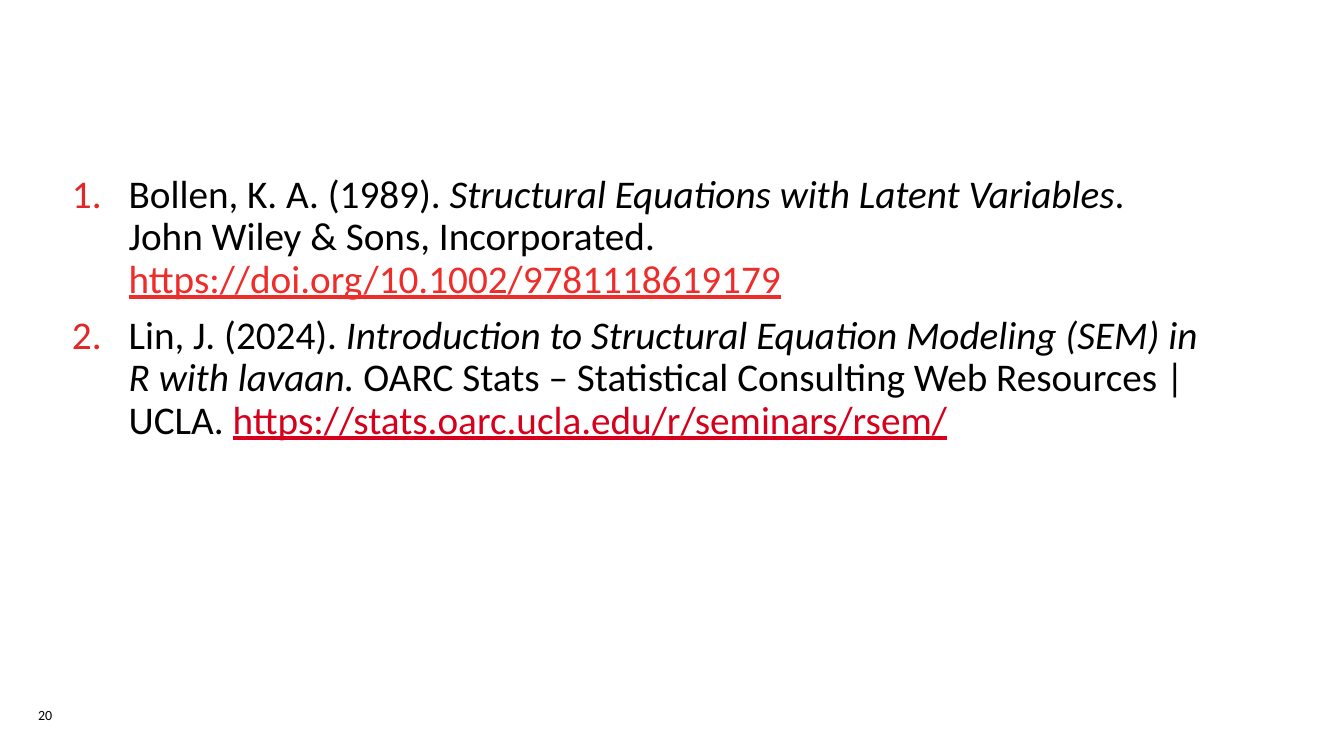
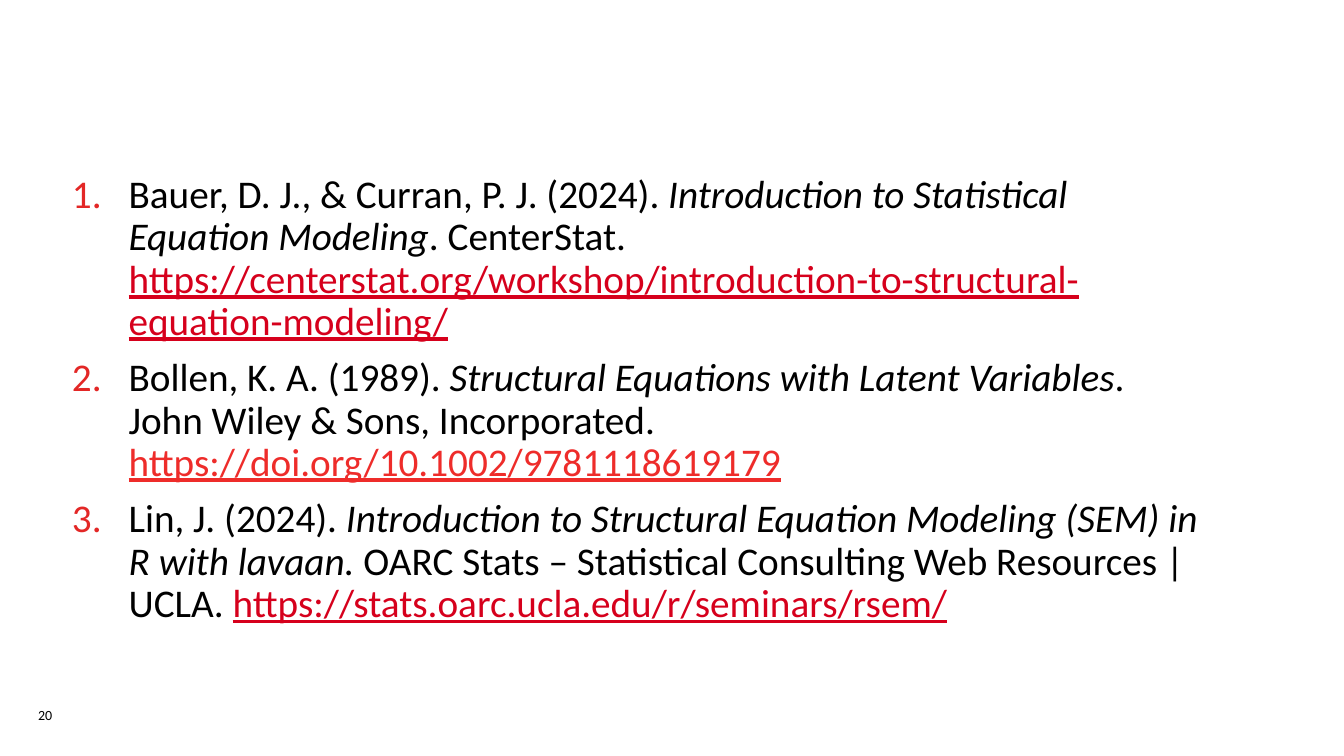
Before and after one commit to dserrington/UCalgary-MDSA-Internship, a slide deck: slide 20 of DRAFT - Research Capstone Project v1.pptx. Drawn at 1344x756 pixels with LibreOffice and Linux fonts; fonts in the diff are those of the drawing; background and template pictures are left out. Boxes give left, top, right and bottom in pixels: in the first picture for what was removed or moved away, otherwise in the second. Text is boxed around its words. In the diff, an @@ line names an element or a change of style, - is before the commit and + after.

```diff
--- a/DRAFT - Research Capstone Project v1.pptx
+++ b/DRAFT - Research Capstone Project v1.pptx
@@ text at box(129, 179, 1079, 342): paragraph added @@
+1. Bauer, D. J., & Curran, P. J. (2024). Introduction to Statistical Equation Modeling. CenterStat. https://centerstat.org/workshop/introduction-to-structural-equation-modeling/
```
Also in this commit, not shown: 3 other slides changed, 1 other file.
